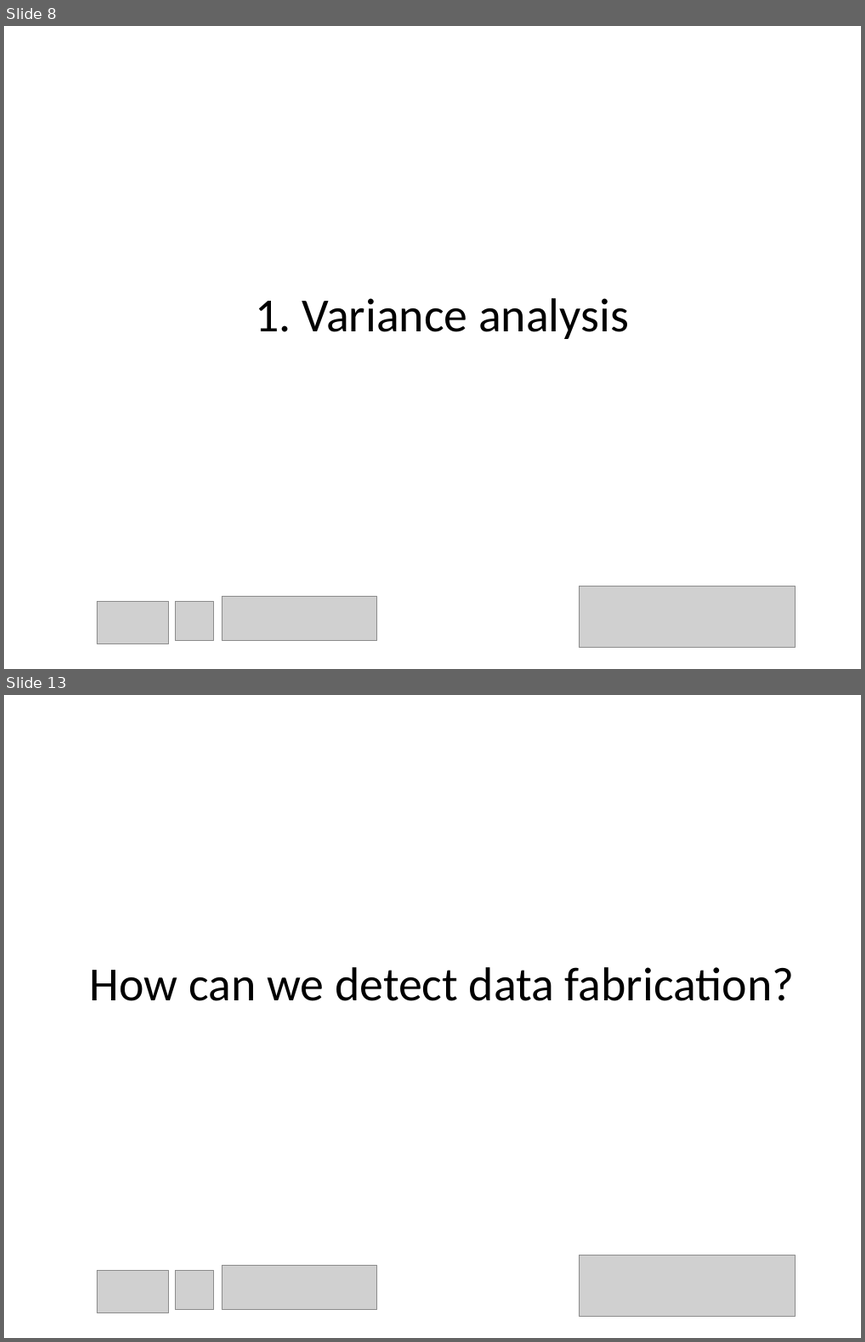
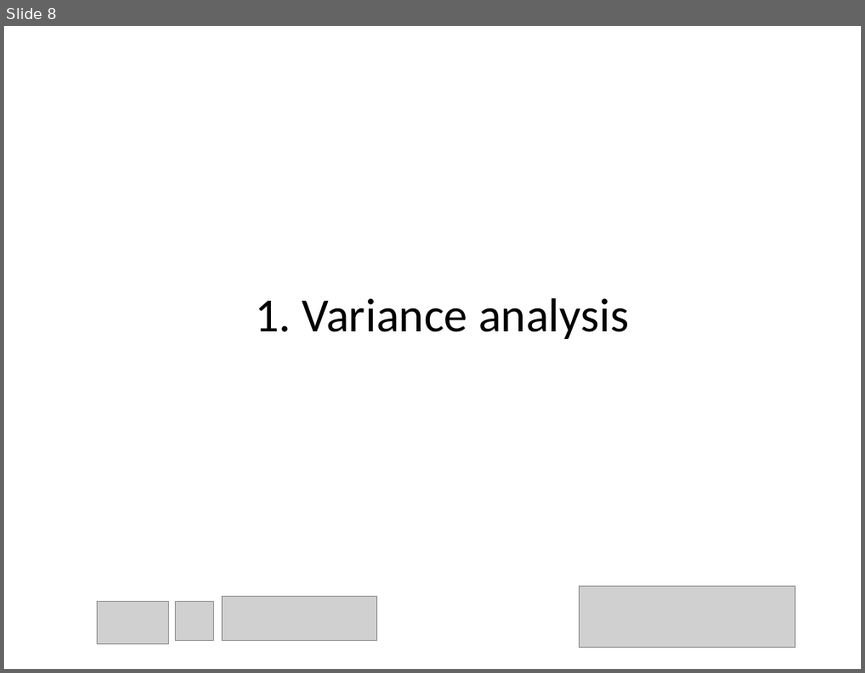
Before and after one commit to chartgerink/talks, a slide deck: 2015_2016/20160529 aps/how_to_detect_data_fab.odp. Shown one above the other, each under a label of ours: slides 8 and 13 before the commit, slide 8 after it; the slides between them are not shown. The pictures are 865x1342 and 865x673 pixels, drawn with LibreOffice and Linux fonts; fonts in the diff are those of the drawing; grey boxes stand for pictures. Boxes give left, top, right and bottom in pixels: in the first picture for what was removed or moved away, otherwise in the second. Text is boxed around its words. In the diff, an @@ line names an element or a change of style, - is before the commit and + after.

```diff
--- a/2015_2016/20160529 aps/how_to_detect_data_fab.odp
+++ b/2015_2016/20160529 aps/how_to_detect_data_fab.odp
@@ slide 13 removed at box(4, 695, 861, 1338), background #FFFFFF @@
@@ title removed at box(90, 967, 794, 1001) @@
-How can we detect data fabrication?
@@ picture removed at box(579, 1255, 794, 1316) @@
@@ picture removed at box(98, 1270, 169, 1313) @@
@@ picture removed at box(175, 1270, 214, 1310) @@
@@ picture removed at box(222, 1265, 377, 1310) @@
```
Also in this commit, not shown: 5 slides changed, 4 slides added, 1 other slide removed, 7 other files.
